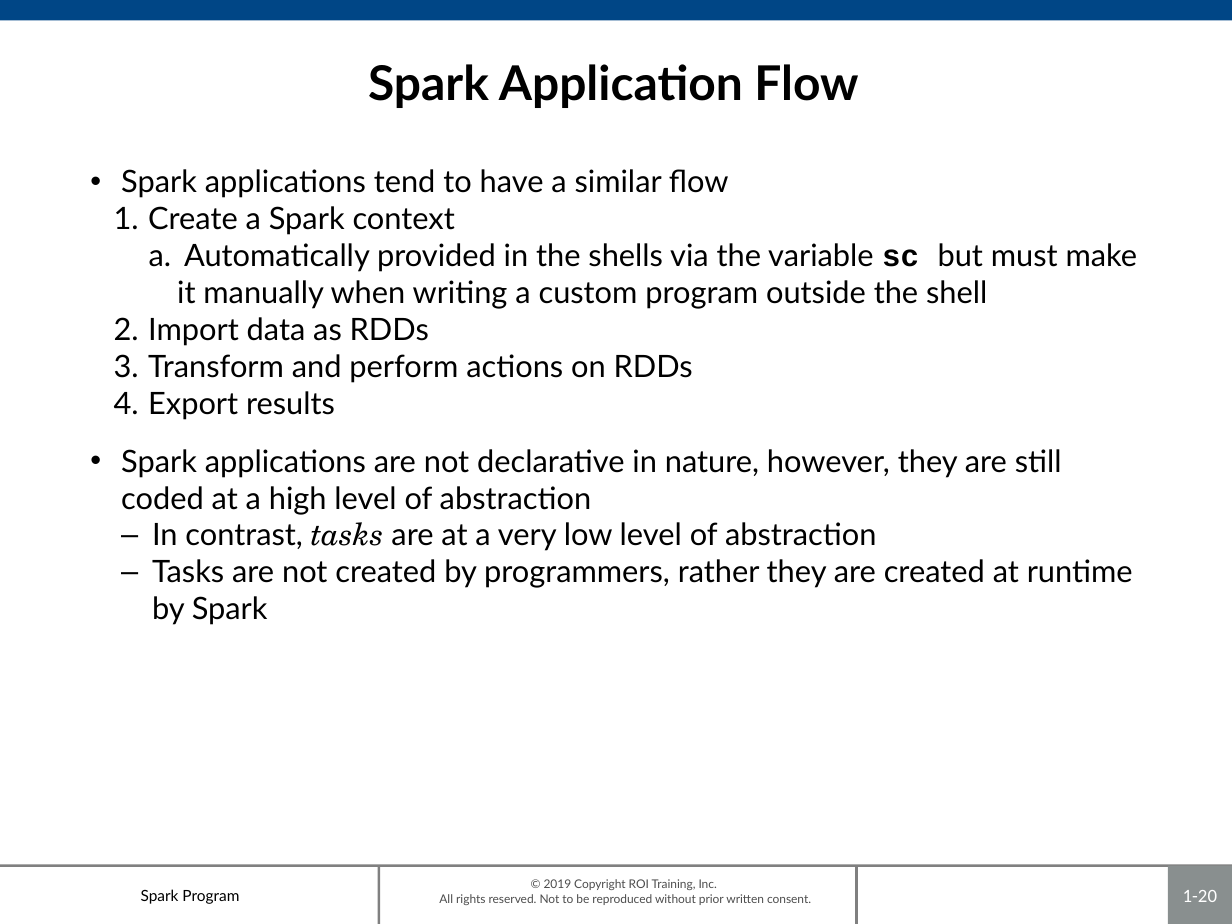
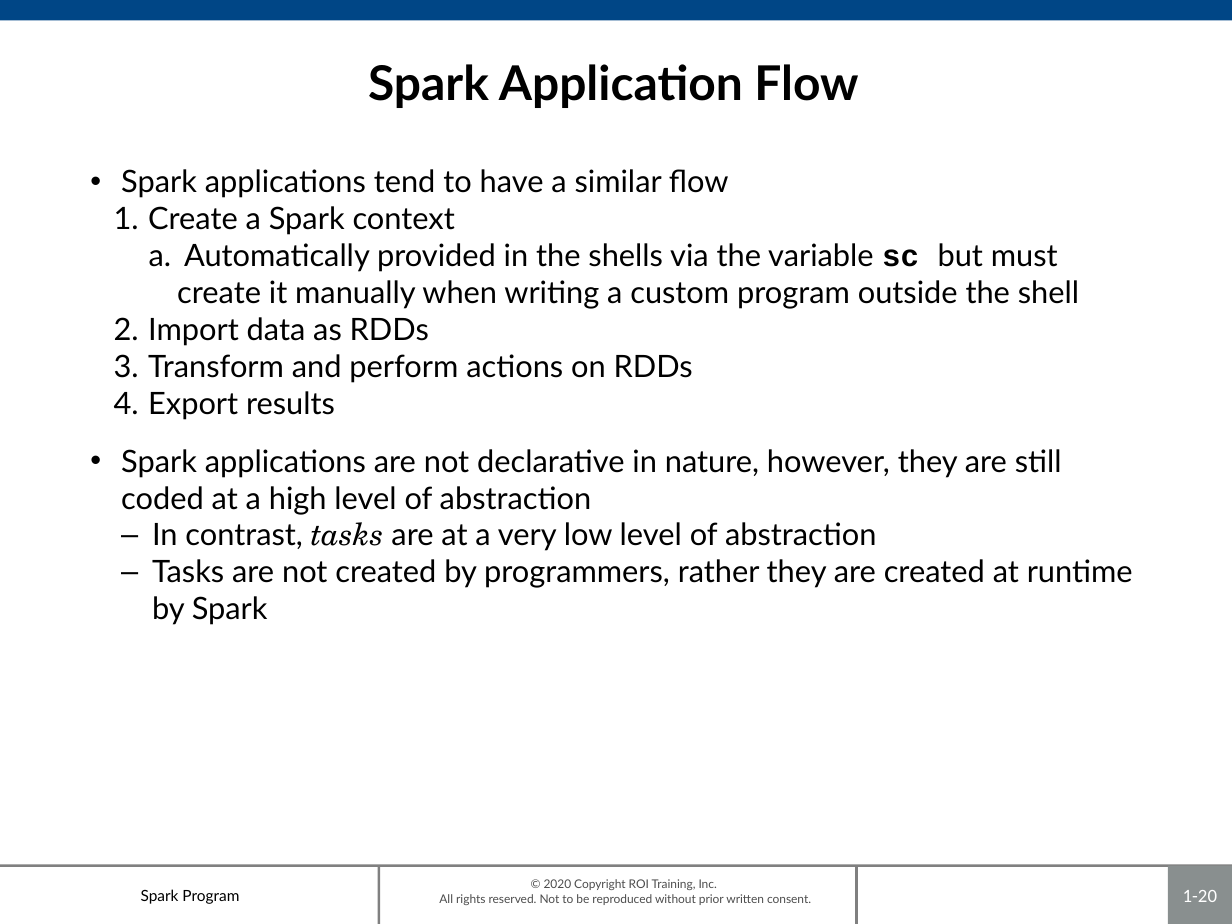
Before and after one commit to roitraining/SparkProgram, a slide deck: slide 20 of Day1/Day1_IntroToSpark.pptx. Drawn at 1232x924 pixels with LibreOffice and Linux fonts; fonts in the diff are those of the drawing; background and template pictures are left out. Boxes give left, top, right and bottom in pixels: in the first picture for what was removed or moved away, otherwise in the second. Text is boxed around its words. In the diff, an @@ line names an element or a change of style, - is before the commit and + after.

```diff
--- a/Day1/Day1_IntroToSpark.pptx
+++ b/Day1/Day1_IntroToSpark.pptx
@@ text at [177, 243, 1079, 309]: text changed @@
-    a. Automatically provided in the shells via the variable sc but must make it manually when writing a custom program outside the shell
+    a. Automatically provided in the shells via the variable sc but must create it manually when writing a custom program outside the shell
@@ text at [439, 879, 811, 905]: text changed @@
-© 2019 Copyright ROI Training, Inc.
-All rights reserved. Not to be reproduced without prior written consent.
+© 2020 Copyright ROI Training, Inc.
+All rights reserved. Not to be reproduced without prior written consent.
```
Also in this commit, not shown: 30 other slides changed, 1 other file.
